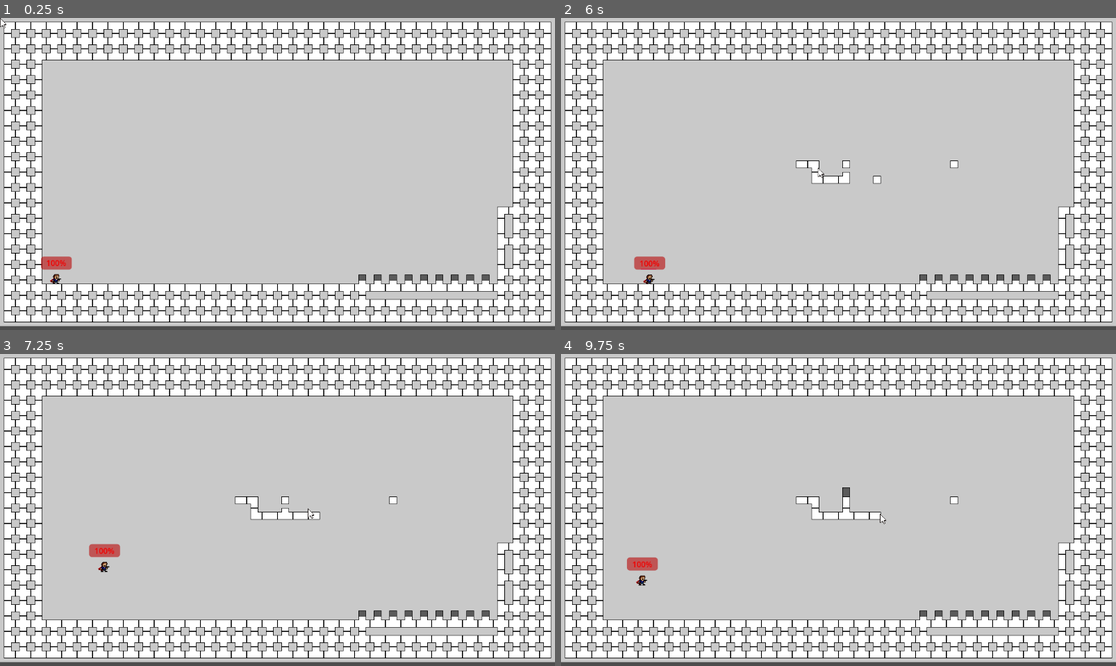
Above: before the commit, frames 1-4 (two rows, left to right).
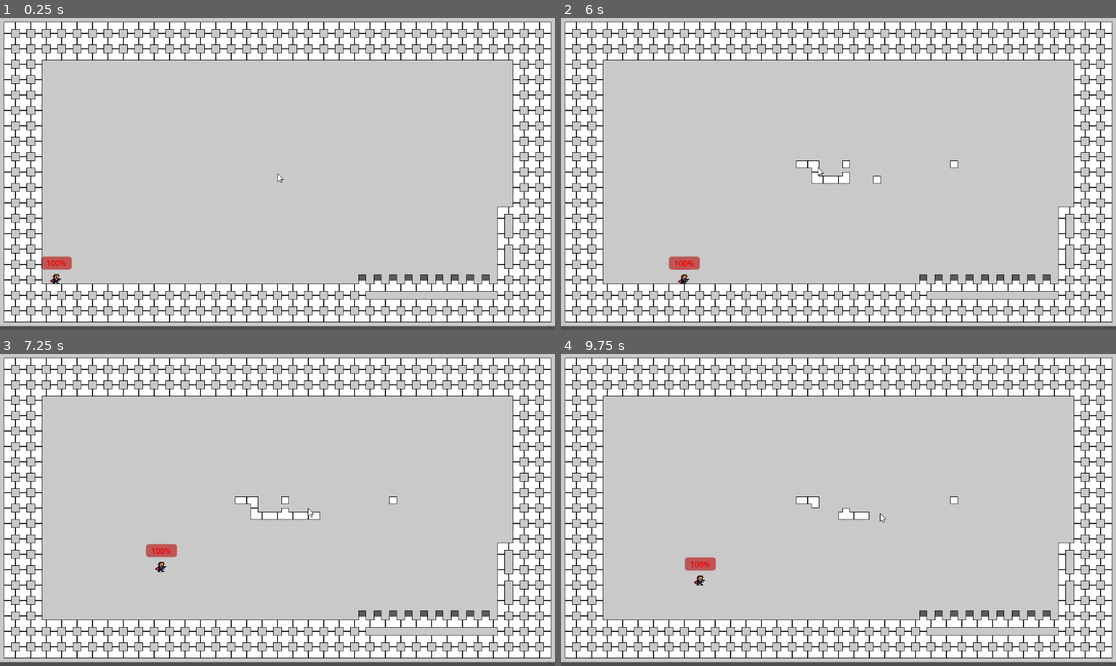
Above: after the commit, the same moments.

Repository: Korimer/godofoclass
Game: Godot game, scene res://main.tscn
The game is run twice, just before and just after one commit, with the same random seed, the same clock (stepped at 60 frames per second) and the same inputs.
Inputs (mouse positions are in pixels of both pictures, inside the frame that each line leads up to):
- Up to frame 1 (0.25 s): no input
- Up to frame 2 (6 s): tap Enter at 0.5, 3.5, 5 s; move the mouse to (960, 158) at 0.52 s; hold Right (ui_right) 0.53-1.28 s; click (960, 158) at 0.6 s; move the mouse to (810, 174) at 1.27 s; hold Up (ui_up) 1.28-5.78 s; click (810, 174) at 1.35 s; move the mouse to (849, 167) at 2.02 s; click (849, 167) at 2.1 s; tap Space at 2.75, 4.25, 5.75 s; move the mouse to (832, 180) at 2.77 s; click (832, 180) at 2.85 s; move the mouse to (877, 177) at 3.52 s; click (877, 177) at 3.6 s; move the mouse to (794, 170) at 4.27 s; click (794, 170) at 4.35 s; move the mouse to (844, 174) at 5.02 s; click (844, 174) at 5.1 s; move the mouse to (816, 167) at 5.77 s; hold Right (ui_right) from 5.78 s (still down); click (816, 167) at 5.85 s
- Up to frame 3 (7.25 s): move the mouse to (305, 510) at 6.52 s; release Right (ui_right) at 6.53 s; hold Up (ui_up) from 6.53 s (still down); click (305, 510) at 6.6 s
- Up to frame 4 (9.75 s): move the mouse to (810, 510) at 7.27 s; click (810, 510) at 7.35 s; move the mouse to (849, 503) at 8.02 s; click (849, 503) at 8.1 s; move the mouse to (832, 516) at 8.77 s; release Up (ui_up) at 8.78 s; hold Left (ui_left) 8.78-9.53 s; click (832, 516) at 8.85 s; move the mouse to (877, 513) at 9.52 s; hold Up (ui_up) from 9.53 s (still down); click (877, 513) at 9.6 s

The runs differ from the first frame. In frame 1, less than 0.1% of the frame differs, in the area x 0-52%, y 0-53%; in frame 2, 0.6%; in frame 3, 0.6%; in frame 4, 0.9%, in the area x 11-59%, y 42-75%.

Commit message:
finale enough

Diff:
--- /dev/null
+++ b/EnemyMouse.gd
@@ -0,0 +1,27 @@
+extends Sprite2D
+enum STATE {
+	FOLLOW_CURSOR,
+	TRAP_PLAYER
+}
+var laser = preload("res://laser.tscn")
+@onready var mousepos = get_parent().get_node("TrueMouse")
+
+@onready var state = STATE.FOLLOW_CURSOR
+# Called when the node enters the scene tree for the first time.
+func _ready():
+	pass
+
+
+# Called every frame. 'delta' is the elapsed time since the previous frame.
+func _process(delta):
+	match state:
+		STATE.FOLLOW_CURSOR:
+			self.position = mousepos.position
+			#fire_laser()
+		STATE.TRAP_PLAYER:
+			print("HELLO!")
+		_:
+			print('its over')
+
+func fire_laser():
+	add_child(laser.instantiate())
--- /dev/null
+++ b/EnemyMouse.tscn
@@ -0,0 +1,14 @@
+[gd_scene load_steps=3 format=3 uid="uid://chcebyla4kgrm"]
+
+[ext_resource type="Texture2D" uid="uid://c17oae5fh6li0" path="res://mouse.png" id="1_jngcx"]
+[ext_resource type="Script" path="res://EnemyMouse.gd" id="1_u1jvl"]
+
+[node name="EnemyMouse" type="Sprite2D"]
+texture = ExtResource("1_jngcx")
+offset = Vector2(5.6, 8.605)
+script = ExtResource("1_u1jvl")
+
+[node name="Swap State" type="Timer" parent="."]
+wait_time = 20.0
+
+[node name="Attack" type="Timer" parent="."]
--- a/Player.gd
+++ b/Player.gd
@@ -5,6 +5,7 @@
 var dashwindow: Timer
 var candash = false
 var dashdir
+var canjump = true
 # Called when the node enters the scene tree for the first time.
 func _ready():
 	dashwindow = get_node("dashwindow")
@@ -13,9 +14,10 @@
 # Called every frame. 'delta' is the elapsed time since the previous frame.
 func _physics_process(delta):
 	var direction = Vector2.ZERO
+	if self.linear_velocity.y > 0: canjump = true
 	if Input.is_action_just_pressed("ui_right"):
 		if (candash && dashdir):
-			apply_impulse(Vector2.RIGHT*1000)
+			apply_impulse(Vector2.RIGHT*500)
 			print("dashed right")
 			candash = false
 		else:
@@ -25,7 +27,7 @@
 			dashwindow.start()
 	if Input.is_action_just_pressed("ui_left"):
 		if (candash && !dashdir):
-			apply_impulse(Vector2.LEFT*1000)
+			apply_impulse(Vector2.LEFT*500)
 			print('dashed left')
 			candash = false
 		else:
@@ -34,7 +36,9 @@
 			candash = true
 			dashwindow.start()
 	if Input.is_action_just_pressed("ui_up"):
-		apply_impulse(Vector2.UP*500,direction)
+		if canjump:
+			canjump = false
+			apply_impulse(Vector2.UP*500,direction)
 
 	if Input.is_action_pressed("ui_left"):
 		direction.x -= 1
@@ -42,7 +46,3 @@
 		direction.x += 1
 
 	move_and_collide(direction)
-
-func _on_dashwindow_timeout():
-	candash = false
-	print("timeout")
--- /dev/null
+++ b/entitymanager.gd
@@ -0,0 +1,17 @@
+extends Node2D
+
+@onready var enemy = preload("res://EnemyMouse.tscn")
+@onready var newmouse = $SpawnNewMouse
+@onready var endgame = $GameEnd
+
+
+# Called when the node enters the scene tree for the first time.
+func _ready():
+	spawn_enemy()
+
+# Called every frame. 'delta' is the elapsed time since the previous frame.
+func _process(delta):
+	pass
+
+func spawn_enemy():
+	add_child(enemy.instantiate())
--- /dev/null
+++ b/laser.gd
@@ -0,0 +1,11 @@
+extends Node2D
+
+
+# Called when the node enters the scene tree for the first time.
+func _ready():
+	pass # Replace with function body.
+
+
+# Called every frame. 'delta' is the elapsed time since the previous frame.
+func _process(delta):
+	self.position = delta * self.rotation * 10
--- /dev/null
+++ b/laser.tscn
@@ -0,0 +1,22 @@
+[gd_scene load_steps=4 format=3 uid="uid://dhpv54ra08oi1"]
+
+[ext_resource type="Script" path="res://laser.gd" id="1_htiha"]
+[ext_resource type="Texture2D" uid="uid://dwxt6p4ao1g5" path="res://Laser.png" id="1_v2j8o"]
+
+[sub_resource type="RectangleShape2D" id="RectangleShape2D_dbudv"]
+size = Vector2(10, 2)
+
+[node name="Node2D" type="Node2D"]
+script = ExtResource("1_htiha")
+
+[node name="Node2D" type="Area2D" parent="."]
+
+[node name="Node" type="Node" parent="Node2D"]
+
+[node name="Sprite2D" type="Sprite2D" parent="Node2D"]
+position = Vector2(2.38419e-07, 2.98023e-08)
+scale = Vector2(2.5, 2)
+texture = ExtResource("1_v2j8o")
+
+[node name="CollisionShape2D" type="CollisionShape2D" parent="Node2D"]
+shape = SubResource("RectangleShape2D_dbudv")
--- a/main.tscn
+++ b/main.tscn
@@ -1,6 +1,7 @@
-[gd_scene load_steps=6 format=3 uid="uid://bcsxujp3m4unj"]
+[gd_scene load_steps=7 format=3 uid="uid://bcsxujp3m4unj"]
 
 [ext_resource type="Texture2D" uid="uid://chig3t1m80yr" path="res://TEMP_tileset.bmp" id="1_5flqi"]
+[ext_resource type="Script" path="res://entitymanager.gd" id="1_nf1q1"]
 [ext_resource type="PackedScene" uid="uid://cpoxa6diegcbu" path="res://player.tscn" id="2_3esiy"]
 [ext_resource type="PackedScene" uid="uid://cy2631eait5qm" path="res://mouse.tscn" id="4_friir"]
 
@@ -240,6 +241,7 @@
 6:4/0/terrain = 0
 6:4/0/physics_layer_0/linear_velocity = Vector2(0, 0)
 6:4/0/physics_layer_0/angular_velocity = 0.0
+6:4/0/physics_layer_0/polygon_0/points = PackedVector2Array(-7.625, -7.25, 8.625, -7.5, 8.375, 7.75, -7.125, 7.75)
 7:4/0 = 0
 7:4/0/terrain_set = 0
 7:4/0/terrain = 0
@@ -444,6 +446,7 @@
 sources/0 = SubResource("TileSetAtlasSource_3etcx")
 
 [node name="Node2D" type="Node2D"]
+script = ExtResource("1_nf1q1")
 
 [node name="TileMap" type="TileMap" parent="."]
 unique_name_in_owner = true
@@ -455,4 +458,10 @@
 [node name="Player" parent="." instance=ExtResource("2_3esiy")]
 unique_name_in_owner = true
 
-[node name="mouse" parent="." instance=ExtResource("4_friir")]
+[node name="TrueMouse" parent="." instance=ExtResource("4_friir")]
+unique_name_in_owner = true
+
+[node name="SpawnNewMouse" type="Timer" parent="."]
+wait_time = 45.0
+
+[node name="GameEnd" type="Timer" parent="."]
--- a/mouse.gd
+++ b/mouse.gd
@@ -2,43 +2,48 @@
 
 @onready var game_tilemap: TileMap = get_node("%TileMap")
 @onready var hero = get_node("%Player")
-@onready var past_hero_position = hero.position
 
 #Mostly redundant, but have to be included. Framework for placing different types of files, remains unimplemented. Change seleceted_tile to change what you place.
 #Due to how godot handles TileMaps, it'd be best by FAR to have a seperate tile for placed tiles, since that allows for them to be on a seperate collision layer.
 
-func _process(delta):
-	remove_tile(Vector2i(floor(self.position / 32.0)))
-	place_tile(Vector2i(floor(self.position / 32.0)))
+func _ready():
+	capture_mouse()
 
 func _input(event):
 	# places tile
 	if event is InputEventMouseButton:
 		if Input.is_action_just_pressed("mb_left"):
-			if Input.mouse_mode != Input.MOUSE_MODE_CAPTURED:
-				self.position = get_viewport().get_mouse_position()
-				Input.mouse_mode = Input.MOUSE_MODE_CAPTURED
-			else:
-				handle_mouse_click()
+			handle_mouse_click()
 	elif event is InputEventMouseMotion:
-		if Input.mouse_mode == Input.MOUSE_MODE_CAPTURED: self.position += event.relative
+		if Input.mouse_mode == Input.MOUSE_MODE_CAPTURED: shift_in_bounds(self.position+event.relative)
 	elif event is InputEventKey:
 		if Input.is_action_just_pressed("escape"):
 			Input.mouse_mode = Input.MOUSE_MODE_VISIBLE
 var empty_tile_atlas = Vector2i(8,6)
 
-#Could be cleaner. Done this way to allow potential expansion, but didn't end up having time to do so.
+
 func handle_mouse_click():
 	if Input.mouse_mode != Input.MOUSE_MODE_CAPTURED:
-		self.position = get_viewport().get_mouse_position()
-		Input.mouse_mode = Input.MOUSE_MODE_CAPTURED
+		capture_mouse()
 	else:
 		var mouse_pos = self.position
 		var tile_coords = Vector2i(floor(mouse_pos / 32.0))
 		var current_tile_atlas = game_tilemap.get_cell_atlas_coords(0, tile_coords)
-		print(current_tile_atlas)
 		if current_tile_atlas == empty_tile_atlas:
 			place_tile(tile_coords)
+		else:
+			remove_tile(tile_coords)
+
+func shift_in_bounds(shifto: Vector2):
+	var bounds = get_viewport().get_visible_rect()
+	var x = clamp(shifto.x,0,bounds.end.x)
+	var y = clamp(shifto.y,0,bounds.end.y)
+	self.position = Vector2(x,y)
+	return self.position
+
+func capture_mouse():
+	Input.mouse_mode = Input.MOUSE_MODE_CAPTURED
+	self.position = get_viewport().get_mouse_position()
 
 func place_tile(tile_coords: Vector2i):
 	game_tilemap.set_cells_terrain_connect(0,[tile_coords], 0, 0, 0)
--- a/mouse.tscn
+++ b/mouse.tscn
@@ -1,12 +1,6 @@
-[gd_scene load_steps=3 format=3 uid="uid://cy2631eait5qm"]
+[gd_scene load_steps=2 format=3 uid="uid://cy2631eait5qm"]
 
 [ext_resource type="Script" path="res://mouse.gd" id="1_5xr6x"]
-[ext_resource type="Texture2D" uid="uid://ddyg0tbkvf72o" path="res://mouse.png" id="2_iewgi"]
 
-[node name="mouse" type="Node2D"]
+[node name="mousecapture" type="Node2D"]
 script = ExtResource("1_5xr6x")
-
-[node name="Sprite2D" type="Sprite2D" parent="."]
-position = Vector2(6.565, 10.595)
-scale = Vector2(0.045, 0.045)
-texture = ExtResource("2_iewgi")
--- a/player.tscn
+++ b/player.tscn
@@ -43,4 +43,4 @@
 offset_bottom = -15.0
 value = 100.0
 
-[connection signal="timeout" from="dashwindow" to="." method="_on_dashwindow_timeout"]
+[node name="jumpwindow" type="Timer" parent="."]
Binary file added: Laser.png
Not shown, changed: Laser.png.import
Binary file changed: mouse.png
Not shown, added: readme.txt
Not shown, added: Ene26E0.tmp
Not shown, added: lasB731.tmp
